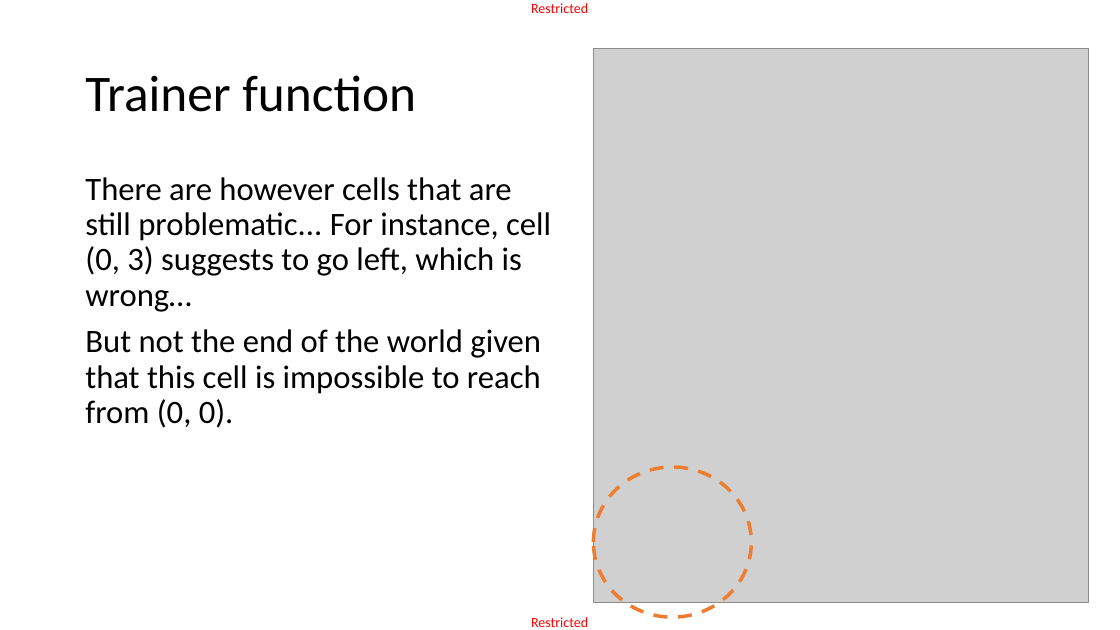
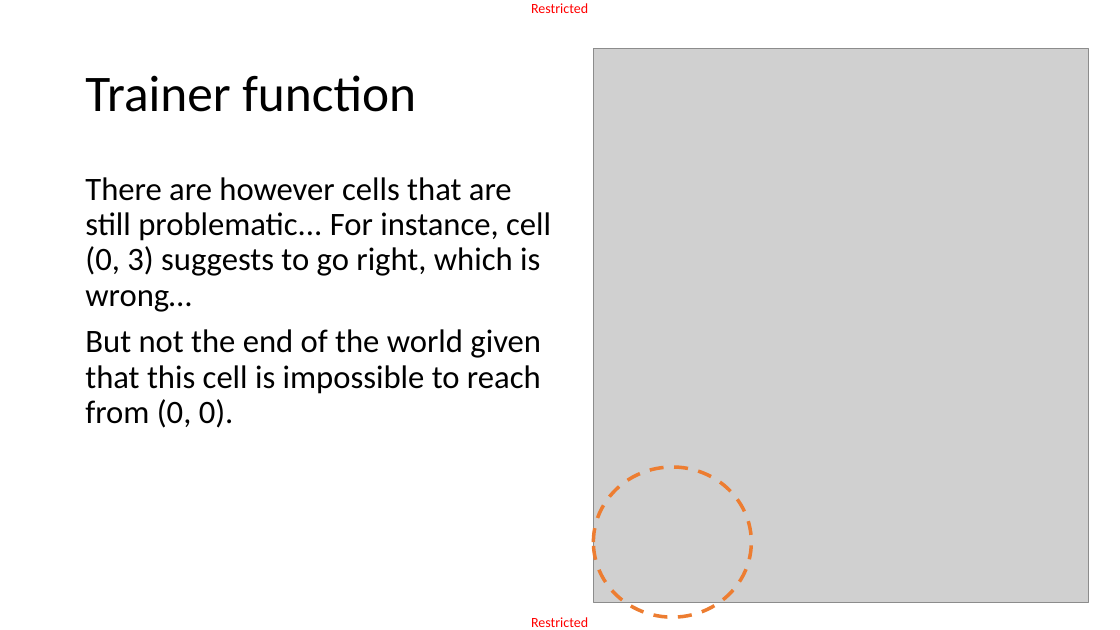
Before and after one commit to matthieudemari/SUTD_DL_50_039, a slide deck: slide 50 of W11/2. W11S2 final/W11S2.pptx. Drawn at 1120x630 pixels with LibreOffice and Linux fonts; fonts in the diff are those of the drawing; grey boxes stand for pictures. Boxes give left, top, right and bottom in pixels: in the first picture for what was removed or moved away, otherwise in the second. Text is boxed around its words. In the diff, an @@ line names an element or a change of style, - is before the commit and + after.

```diff
--- a/W11/2. W11S2 final/W11S2.pptx
+++ b/W11/2. W11S2 final/W11S2.pptx
@@ text at [85,177,551,312]: text changed @@
-There are however cells that are still problematic... For instance, cell (0, 3) suggests to go left, which is wrong…
+There are however cells that are still problematic... For instance, cell (0, 3) suggests to go right, which is wrong…
```
Also in this commit, not shown: 52 other files.
